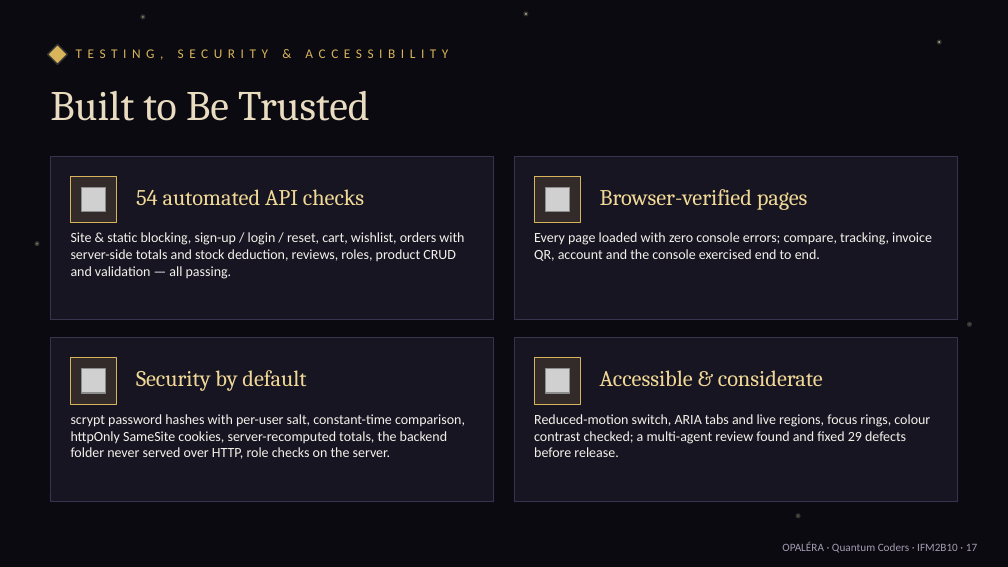
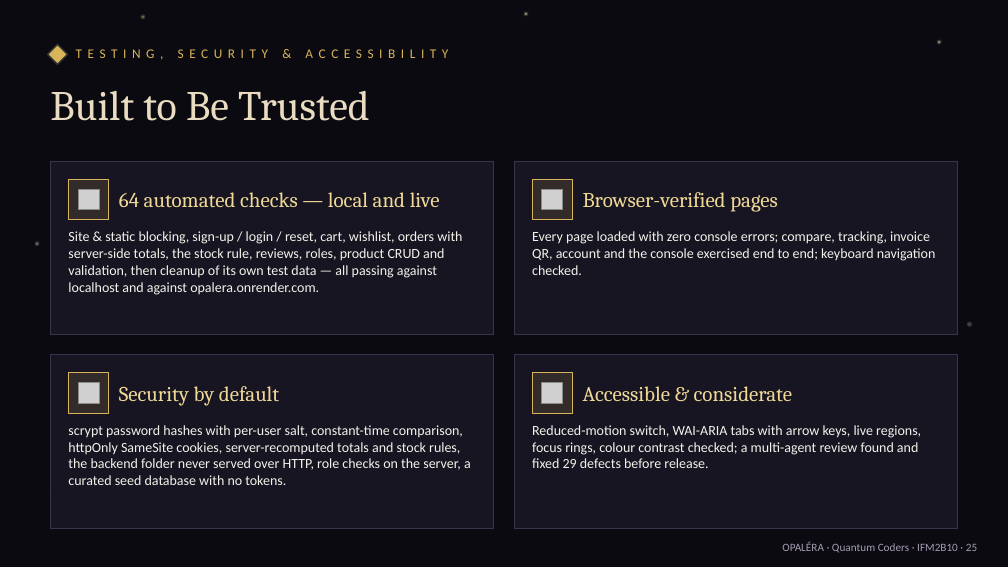
Before and after one commit to Thrivi17/Opalera, a slide deck: slide 25 of docs/OPALERA_Final_Presentation.pptx (slide 17 before the commit). Drawn at 1008x567 pixels with LibreOffice and Linux fonts; fonts in the diff are those of the drawing; grey boxes stand for pictures. Boxes give left, top, right and bottom in pixels: in the first picture for what was removed or moved away, otherwise in the second. Text is boxed around its words. In the diff, an @@ line names an element or a change of style, - is before the commit and + after.

```diff
--- a/docs/OPALERA_Final_Presentation.pptx
+++ b/docs/OPALERA_Final_Presentation.pptx
@@ rectangle: place and size @@
-rectangle at <box>50,156,494,320</box>
+rectangle at <box>50,161,494,335</box>
@@ rectangle: place and size @@
-rectangle at <box>71,176,117,223</box>
+rectangle at <box>69,179,109,220</box>
@@ rectangle: place and size @@
-rectangle at <box>514,156,958,320</box>
+rectangle at <box>514,161,958,335</box>
@@ rectangle: place and size @@
-rectangle at <box>534,176,581,223</box>
+rectangle at <box>532,179,573,220</box>
@@ text "Browser-verified pages": place and size @@
-text "Browser-verified pages" at <box>600,189,808,210</box>
+text "Browser-verified pages" at <box>583,192,778,212</box>
@@ picture: place and size @@
-picture at <box>82,187,106,212</box>
+picture at <box>79,190,100,211</box>
@@ text at <box>119,192,440,207</box>: text changed; size 16 to 15 pt @@
-54 automated API checks
+64 automated checks — local and live
@@ picture: place and size @@
-picture at <box>545,187,570,212</box>
+picture at <box>542,190,563,211</box>
@@ text at <box>68,231,462,295</box>: text changed @@
-Site & static blocking, sign-up / login / reset, cart, wishlist, orders with server-side totals and stock deduction, reviews, roles, product CRUD and validation — all passing.
+Site & static blocking, sign-up / login / reset, cart, wishlist, orders with server-side totals, the stock rule, reviews, roles, product CRUD and validation, then cleanup of its own test data — all passing against localhost and against opalera.onrender.com.
@@ text at <box>532,231,936,275</box>: text changed @@
-Every page loaded with zero console errors; compare, tracking, invoice QR, account and the console exercised end to end.
+Every page loaded with zero console errors; compare, tracking, invoice QR, account and the console exercised end to end; keyboard navigation checked.
@@ rectangle: place and size @@
-rectangle at <box>50,338,494,501</box>
+rectangle at <box>50,355,494,528</box>
@@ rectangle: place and size @@
-rectangle at <box>514,338,958,501</box>
+rectangle at <box>514,355,958,528</box>
@@ rectangle: place and size @@
-rectangle at <box>71,358,117,404</box>
+rectangle at <box>69,373,109,413</box>
@@ picture: place and size @@
-picture at <box>82,369,106,393</box>
+picture at <box>79,383,100,404</box>
@@ text "Security by default": place and size @@
-text "Security by default" at <box>136,370,306,391</box>
+text "Security by default" at <box>119,386,279,406</box>
@@ rectangle: place and size @@
-rectangle at <box>534,358,581,404</box>
+rectangle at <box>532,373,573,413</box>
@@ picture: place and size @@
-picture at <box>545,369,570,393</box>
+picture at <box>542,383,563,404</box>
@@ size 16 to 15 pt in 3 elements at <box>583,192,778,212</box>, <box>119,386,279,406</box>, <box>583,386,792,401</box> @@
@@ text "Accessible & considerate": place and size @@
-text "Accessible & considerate" at <box>600,370,823,387</box>
+text "Accessible & considerate" at <box>583,386,792,401</box>
@@ text at <box>68,425,471,485</box>: text changed @@
-scrypt password hashes with per-user salt, constant-time comparison, httpOnly SameSite cookies, server-recomputed totals, the backend folder never served over HTTP, role checks on the server.
+scrypt password hashes with per-user salt, constant-time comparison, httpOnly SameSite cookies, server-recomputed totals and stock rules, the backend folder never served over HTTP, role checks on the server, a curated seed database with no tokens.
@@ text at <box>532,425,921,468</box>: text changed @@
-Reduced-motion switch, ARIA tabs and live regions, focus rings, colour contrast checked; a multi-agent review found and fixed 29 defects before release.
+Reduced-motion switch, WAI-ARIA tabs with arrow keys, live regions, focus rings, colour contrast checked; a multi-agent review found and fixed 29 defects before release.
@@ ellipse removed at <box>796,514,800,518</box> @@
@@ text at <box>782,542,977,553</box>: text changed @@
-OPALÉRA · Quantum Coders · IFM2B10 · 17
+OPALÉRA · Quantum Coders · IFM2B10 · 25
```
Also in this commit, not shown: 18 other slides changed, 8 slides added, 1 other file.
